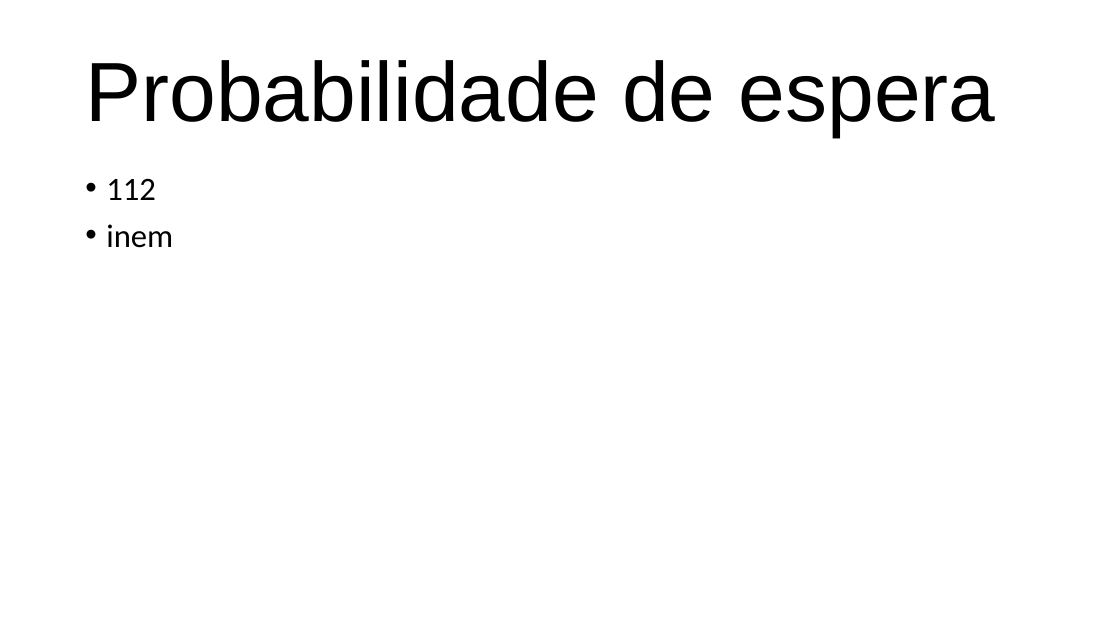
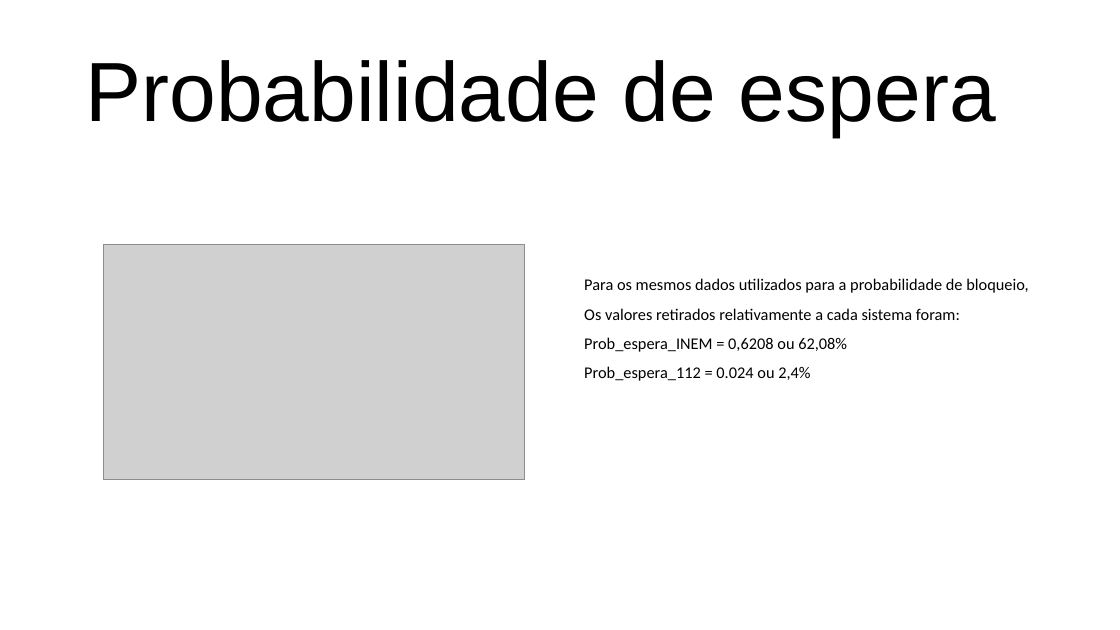
Before and after one commit to DiogoSoares1997/ST-1819I, a slide deck: slide 10 of ST.pptx (slide 7 before the commit). Drawn at 1120x630 pixels with LibreOffice and Linux fonts; fonts in the diff are those of the drawing; grey boxes stand for pictures. Boxes give left, top, right and bottom in pixels: in the first picture for what was removed or moved away, otherwise in the second. Text is boxed around its words. In the diff, an @@ line names an element or a change of style, - is before the commit and + after.

Commit message:
trabalho para discussão

```diff
--- a/ST.pptx
+++ b/ST.pptx
@@ text removed at (106,178,173,248) @@
-• 112
-• inem
@@ picture added at (103,245,525,479) @@
@@ text added at (584,278,1028,381), 14 pt, text #000000 @@
+Para os mesmos dados utilizados para a probabilidade de bloqueio,
+Os valores retirados relativamente a cada sistema foram:
+Prob_espera_INEM = 0,6208 ou 62,08%
+Prob_espera_112 = 0.024 ou 2,4%
```
Also in this commit, not shown: 6 other slides changed, 6 slides added, 7 slides removed, 15 other files.
